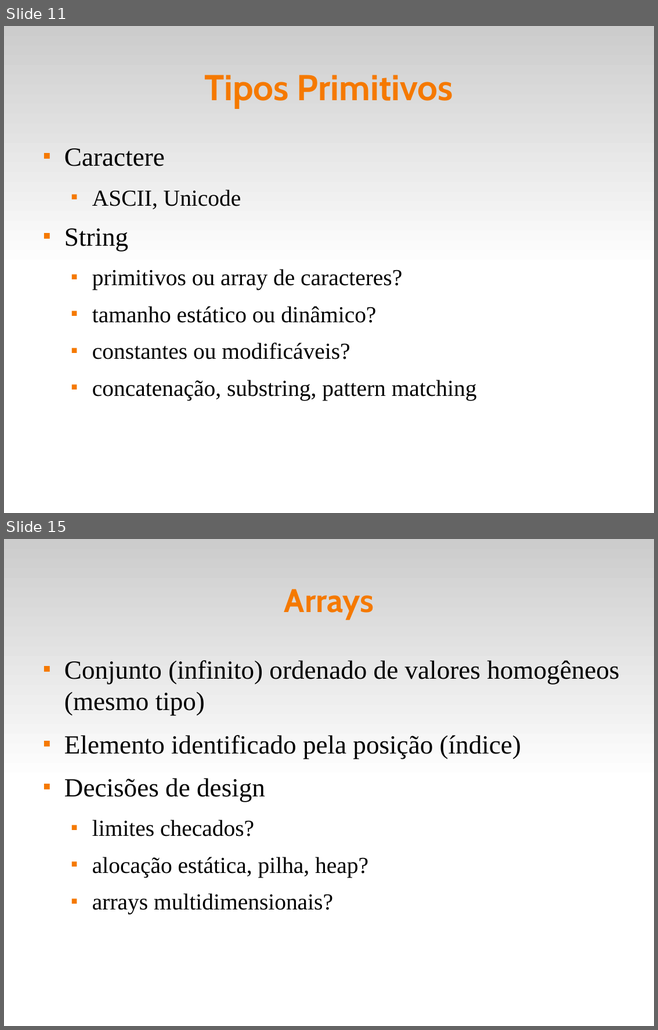
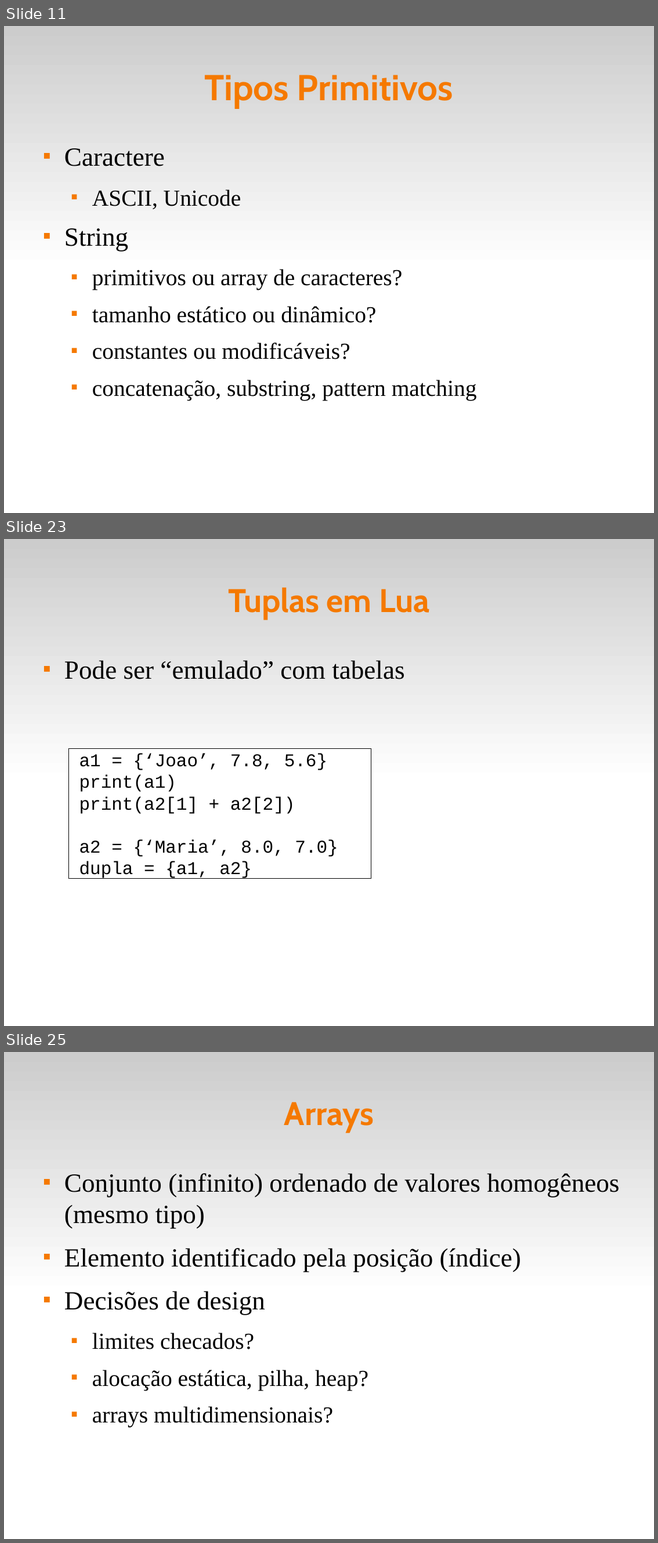
Before and after one commit to fsantanna-uerj/EDL, a slide deck: slides/edl-05-data.odp. Shown one above the other, each under a label of ours: slides 11 and 15 before the commit, slides 11, 23 and 25 after it; the slides between them are not shown. The pictures are 658x1030 and 658x1543 pixels, drawn with LibreOffice and Linux fonts; fonts in the diff are those of the drawing. Boxes give left, top, right and bottom in pixels: in the first picture for what was removed or moved away, otherwise in the second. Text is boxed around its words. In the diff, an @@ line names an element or a change of style, - is before the commit and + after.

Commit message:
(+) Tupla, Enum, Union, Lista

```diff
--- a/slides/edl-05-data.odp
+++ b/slides/edl-05-data.odp
@@ slide 23 added at box(4, 539, 654, 1026), background #FFFFFF; not listed: 1 template element that a slide beside it also shows @@
@@ title added at box(228, 587, 429, 620), 40 pt, text #F57900, bold @@
+Tuplas em Lua
@@ text added at box(64, 660, 404, 679), 32 pt, text #000000 @@
+■ Pode ser “emulado” com tabelas
@@ rectangle added at box(68, 749, 371, 878), fill #FFFFFF, outline #000000 0 pt, 22 pt, text #000000 @@
+a1 = {‘Joao’, 7.8, 5.6}
+print(a1)
+print(a2[1] + a2[2])
+a2 = {‘Maria’, 8.0, 7.0}
+dupla = {a1, a2}
@@ what was slide 15 is now slide 25 @@
```
Also in this commit, not shown: 2 slides changed, 15 other slides added, 1 slide removed, 18 other files.
